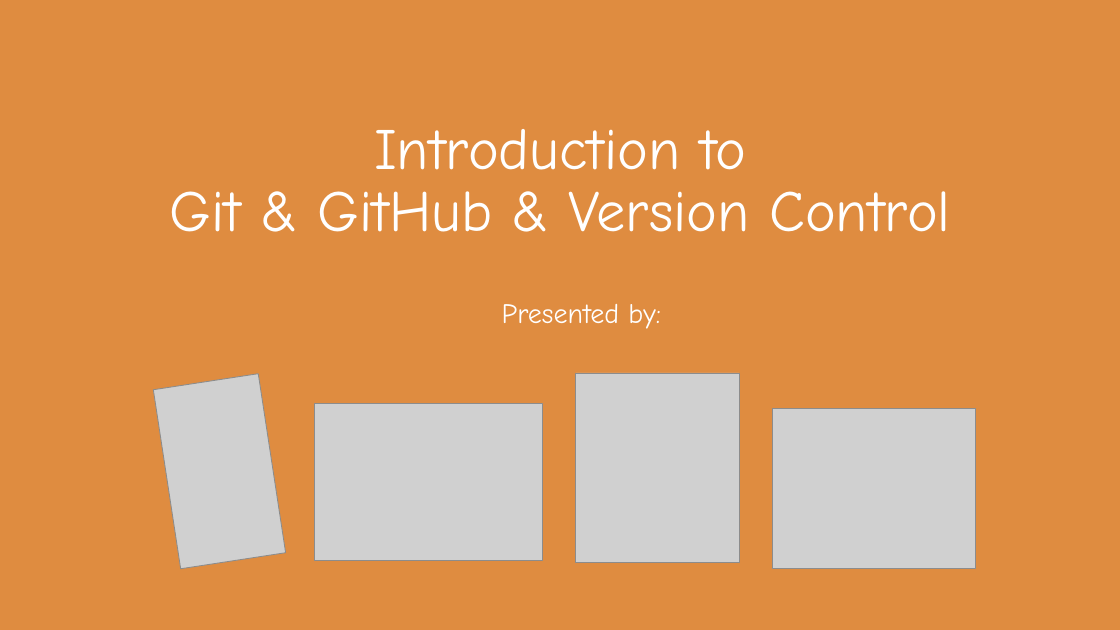
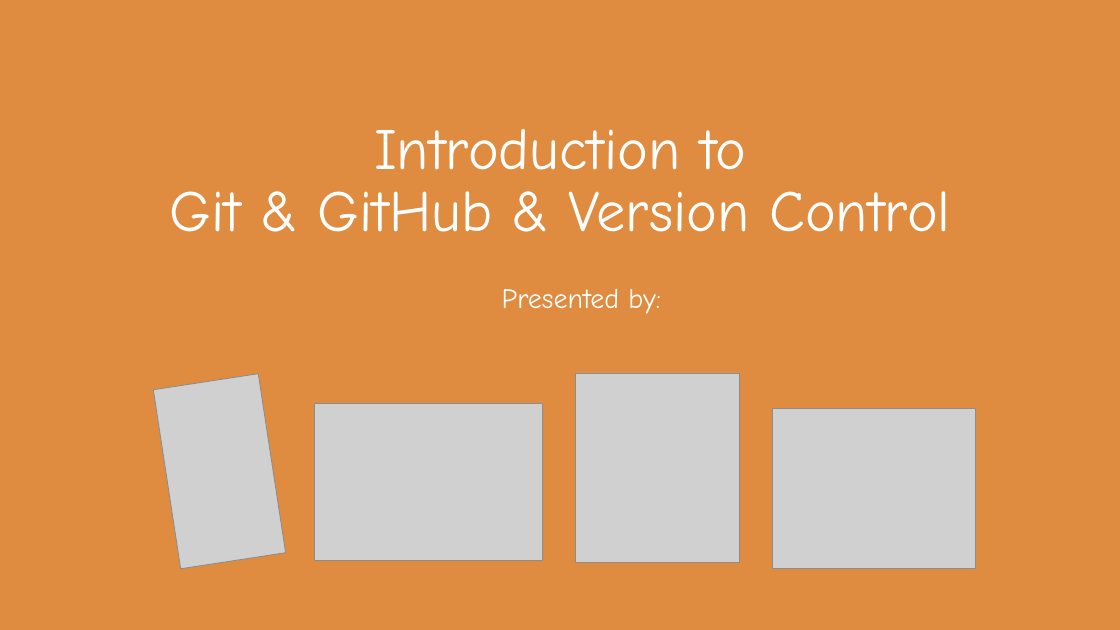
Before and after one commit to microsoft/workshop-library, a slide deck: slide 1 of full/intro-git-github-version-control/slides.pptx. Drawn at 1120x630 pixels with LibreOffice and Linux fonts; fonts in the diff are those of the drawing; grey boxes stand for pictures. Boxes give left, top, right and bottom in pixels: in the first picture for what was removed or moved away, otherwise in the second. Text is boxed around its words. In the diff, an @@ line names an element or a change of style, - is before the commit and + after.

```diff
--- a/full/intro-git-github-version-control/slides.pptx
+++ b/full/intro-git-github-version-control/slides.pptx
@@ text "Presented by:": place and size @@
-text "Presented by:" at [502,304,660,329]
+text "Presented by:" at [502,289,660,314]
```
Also in this commit, not shown: 5 other slides changed, 1 slide removed.
